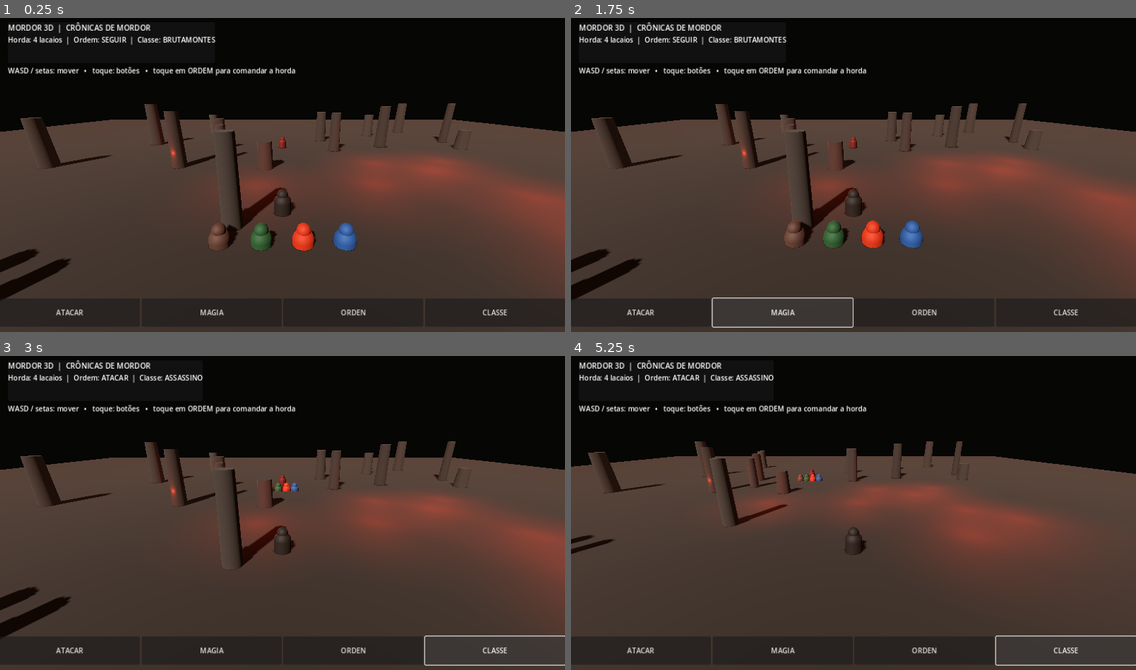
Above: before the commit, frames 1-4 (two rows, left to right).
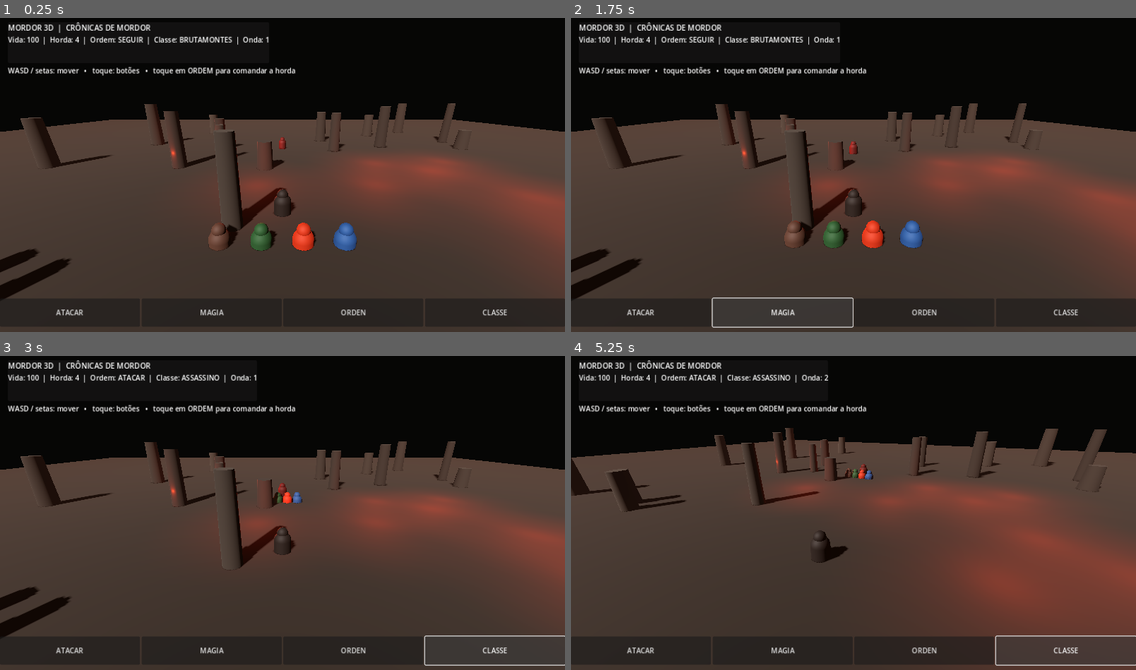
Above: after the commit, the same moments.

Repository: souzaleite24-ai/MordorTrolDeRubiAndroid
Game: Godot game, scene res://scenes/mordor_world.tscn
The game is run twice, just before and just after one commit, with the same random seed, the same clock (stepped at 60 frames per second) and the same inputs.
Inputs:
- Up to frame 1 (0.25 s): no input
- Up to frame 2 (1.75 s): click "ATACAR" at 0.5 s; click "MAGIA" at 1.25 s
- Up to frame 3 (3 s): click "ORDEN" at 2 s; click "CLASSE" at 2.75 s
- Up to frame 4 (5.25 s): hold Right (ui_right) 3.53-4.28 s; hold Down (ui_down) 4.28-5.03 s; hold Right (ui_right) from 5.03 s (still down)

The runs differ from the first frame. In frame 1, 0.7% of the frame differs, in the area x 1-51%, y 5-42%; in frame 2, 0.7%; in frame 3, 0.9%; in frame 4, 18%, in the area x 0-100%, y 5-90%.

Commit message:
Implement enemy AI, horde combat and wave progression

Diff:
--- a/godot/scripts/mordor_world.gd
+++ b/godot/scripts/mordor_world.gd
@@ -15,6 +15,9 @@
 var selected_class := "BRUTAMONTES"
 var status_label: Label
 var attack_cooldown := 0.0
+var player_health := 100.0
+var player_hit_cooldown := 0.0
+var wave := 1
 
 func _ready() -> void:
 	_setup_input()
@@ -160,6 +163,8 @@
 	var enemy := _make_actor(Color(0.34, 0.035, 0.025), 2.1)
 	enemy.name = "GuardiaoCorrompido"
 	enemy.position = at
+	enemy.set_meta("health", 90.0)
+	enemy.set_meta("attack_timer", 0.0)
 	add_child(enemy)
 	enemies.append(enemy)
 
@@ -212,23 +217,34 @@
 			selected_class = keys[(keys.find(selected_class) + 1) % keys.size()]
 			_update_status()
 
+func _damage_enemy(enemy: Node3D, amount: float) -> void:
+	if not is_instance_valid(enemy):
+		return
+	var hp := float(enemy.get_meta("health", 90.0)) - amount
+	enemy.set_meta("health", hp)
+	if hp <= 0.0:
+		var at := enemy.global_position
+		enemies.erase(enemy)
+		enemy.queue_free()
+		if enemies.is_empty():
+			wave += 1
+			for i in range(mini(wave, 4)):
+				_create_enemy(at + Vector3(randf_range(-5, 5), 0, randf_range(-7, -3)))
+		_update_status()
+
 func _attack() -> void:
 	if attack_cooldown > 0.0:
 		return
 	attack_cooldown = 0.55
 	for enemy in enemies:
 		if is_instance_valid(enemy) and player.global_position.distance_to(enemy.global_position) < 4.0:
-			enemy.queue_free()
-			enemies.erase(enemy)
-			_create_enemy(Vector3(randf_range(-7, 7), 0, -14))
+			_damage_enemy(enemy, 42.0)
 			break
 
 func _cast_spell() -> void:
-	for enemy in enemies:
+	for enemy in enemies.duplicate():
 		if is_instance_valid(enemy) and player.global_position.distance_to(enemy.global_position) < 12.0:
-			enemy.queue_free()
-			enemies.erase(enemy)
-			break
+			_damage_enemy(enemy, 65.0)
 	var flash := OmniLight3D.new()
 	flash.position = player.position + Vector3(0, 1.2, -2)
 	flash.light_color = Color(0.55, 0.08, 0.95)
@@ -238,14 +254,55 @@
 	var timer := get_tree().create_timer(0.22)
 	timer.timeout.connect(flash.queue_free)
 
+func _update_minion_combat(delta: float) -> void:
+	for minion in minions:
+		var target_enemy: Node3D = null
+		var best_distance := 999.0
+		for enemy in enemies:
+			if is_instance_valid(enemy):
+				var d := minion.global_position.distance_to(enemy.global_position)
+				if d < best_distance:
+					best_distance = d
+					target_enemy = enemy
+		var timer := maxf(0.0, float(minion.get_meta("attack_timer", 0.0)) - delta)
+		if selected_order == "ATACAR" and target_enemy and best_distance < 2.4 and timer <= 0.0:
+			var kind := String(minion.get_meta("class", "BRUTAMONTES"))
+			var damage := 18.0
+			match kind:
+				"BRUTAMONTES": damage = 28.0
+				"ASSASSINO": damage = 20.0
+				"PIROMANTE": damage = 24.0
+				"XAMA": damage = 10.0
+			_damage_enemy(target_enemy, damage)
+			timer = 0.9 if kind != "ASSASSINO" else 0.55
+		minion.set_meta("attack_timer", timer)
+
+func _update_enemy_ai(delta: float) -> void:
+	player_hit_cooldown = maxf(0.0, player_hit_cooldown - delta)
+	for enemy in enemies:
+		if not is_instance_valid(enemy):
+			continue
+		var to_player := player.global_position - enemy.global_position
+		to_player.y = 0.0
+		var distance := to_player.length()
+		if distance > 1.7:
+			enemy.global_position += to_player.normalized() * 1.6 * delta
+			enemy.look_at(Vector3(player.global_position.x, enemy.global_position.y, player.global_position.z), Vector3.UP)
+		elif player_hit_cooldown <= 0.0:
+			player_health = maxf(0.0, player_health - 8.0)
+			player_hit_cooldown = 1.0
+			_update_status()
+
 func _update_status() -> void:
 	if status_label:
-		status_label.text = "Horda: %d lacaios  |  Ordem: %s  |  Classe: %s" % [minions.size(), selected_order, selected_class]
+		status_label.text = "Vida: %d  |  Horda: %d  |  Ordem: %s  |  Classe: %s  |  Onda: %d" % [int(player_health), minions.size(), selected_order, selected_class, wave]
 
 func _physics_process(delta: float) -> void:
 	attack_cooldown = maxf(0.0, attack_cooldown - delta)
 	var input := Input.get_vector("ui_left", "ui_right", "ui_up", "ui_down")
 	var direction := Vector3(input.x, 0, input.y)
+	if direction.length() > 0.1:
+		player.rotation.y = lerp_angle(player.rotation.y, atan2(-direction.x, -direction.z), 10.0 * delta)
 	player.velocity.x = direction.x * 6.0
 	player.velocity.z = direction.z * 6.0
 	if not player.is_on_floor():
@@ -255,6 +312,8 @@
 	player.move_and_slide()
 	camera.global_position = camera.global_position.lerp(player.global_position + Vector3(0, 5.2, 9), 5.0 * delta)
 	camera.look_at(player.global_position + Vector3(0, 1, -3), Vector3.UP)
+	_update_enemy_ai(delta)
+	_update_minion_combat(delta)
 	for i in range(minions.size()):
 		var minion := minions[i]
 		var target := player.global_position + Vector3((i - 1.5) * 1.5, 0, 2.2)
